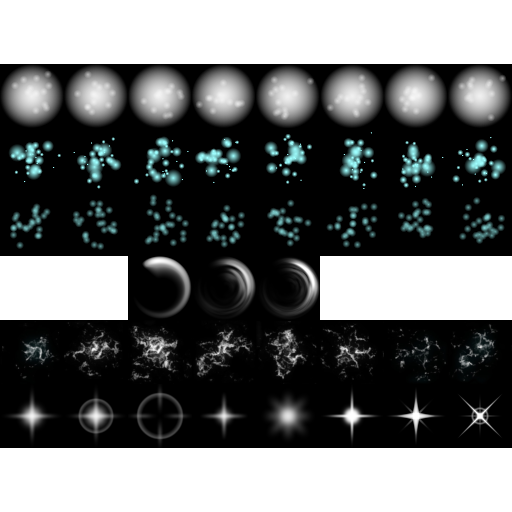
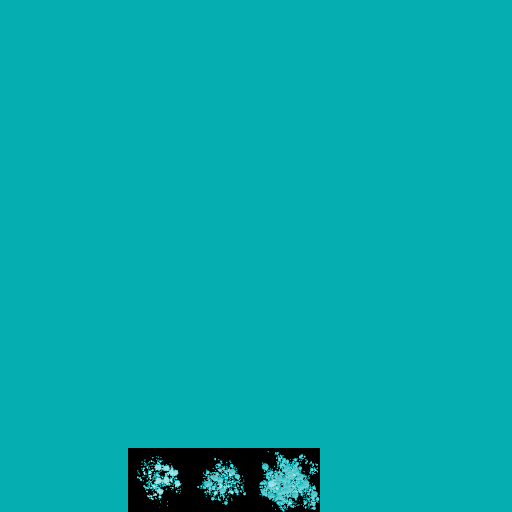
The second 512x512 image is a revision of the first. Changes to its layers:
added group "dirt" with 4 layers above "twirl" over box(0, 0, 512, 512)
added layer "blood color" (overlay) in group "dirt" over box(0, 0, 512, 512)
added layer "dirt_01.png" in group "dirt" over box(128, 448, 192, 512)
added layer "dirt_02.png" in group "dirt" over box(192, 448, 256, 512)
added layer "dirt_03.png" in group "dirt" over box(256, 448, 320, 512)
added group "twirl" with 3 layers above "stars" over box(128, 256, 320, 320)
moved "twirl_01" into group "twirl" over box(128, 256, 192, 320)
moved "twirl_02" into group "twirl" over box(192, 256, 256, 320)
moved "twirl_03" into group "twirl" over box(256, 256, 320, 320)
added group "stars" with 8 layers above "fire" over box(0, 384, 512, 448)
moved "star_01.png" into group "stars" over box(0, 384, 64, 448)
moved "star_02.png" into group "stars" over box(64, 384, 128, 448)
moved "star_03.png" into group "stars" over box(128, 384, 192, 448)
moved "star_04.png" into group "stars" over box(192, 384, 256, 448)
moved "star_05.png" into group "stars" over box(256, 384, 320, 448)
moved "star_06.png" into group "stars" over box(320, 384, 384, 448)
moved "star_07.png" into group "stars" over box(384, 384, 448, 448)
moved "star_08.png" into group "stars" over box(448, 384, 512, 448)
added group "fire" with 2 layers above "splat" over box(0, 448, 128, 512)
added layer "fire_01" in group "fire" over box(0, 448, 64, 512)
added layer "fire_02" in group "fire" over box(64, 448, 128, 512)
added group "smoke" with 8 layers above "particlefont.tga" over box(0, 0, 512, 64)
added layer "smoke_01.png" in group "smoke" over box(0, 0, 64, 64)
painted on "particlefont.tga", masked it over box(0, 2, 512, 512)
…and 7 more changes (7 added)
